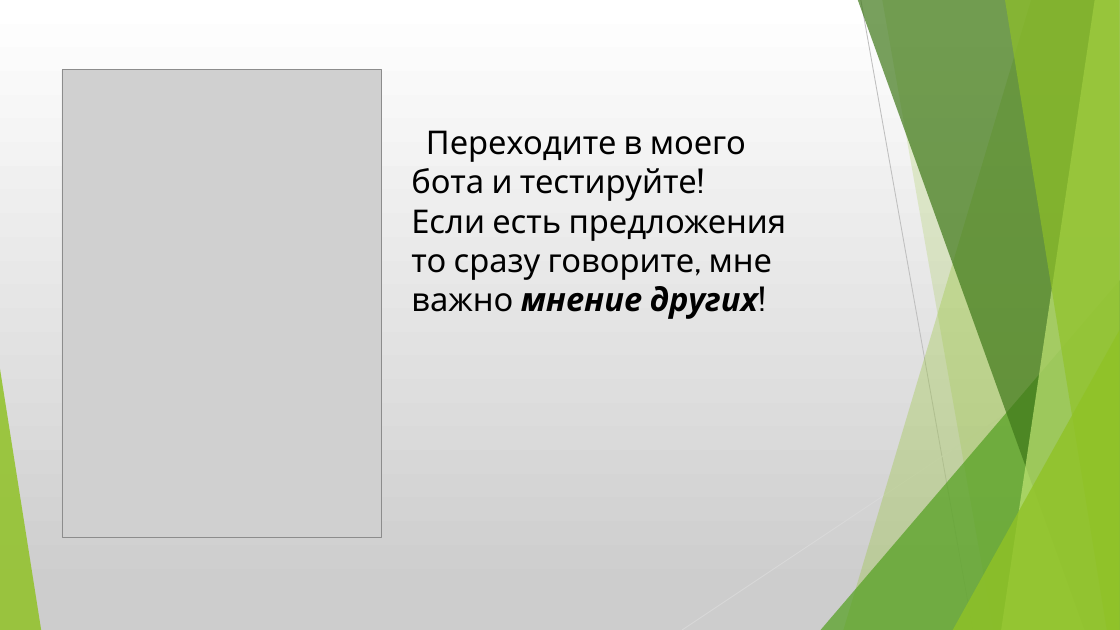
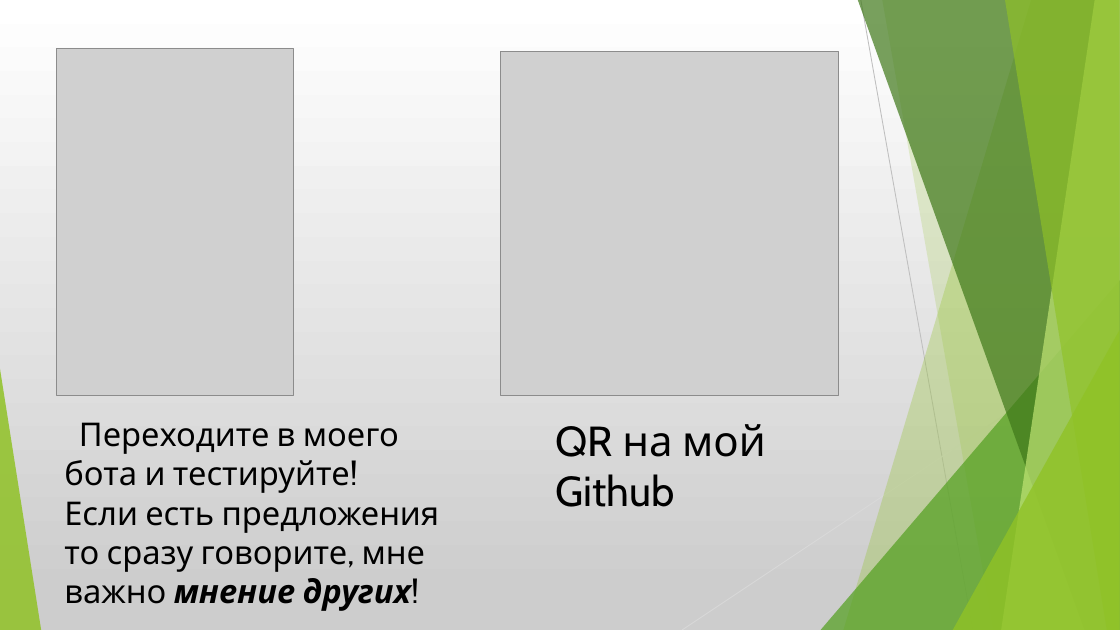
Before and after one commit to GeraltDima/Proect_po-it-cube, a slide deck: slide 7 of Презентация к проекту.pptx. Drawn at 1120x630 pixels with LibreOffice and Linux fonts; fonts in the diff are those of the drawing; grey boxes stand for pictures. Boxes give left, top, right and bottom in pixels: in the first picture for what was removed or moved away, otherwise in the second. Text is boxed around its words. In the diff, an @@ line names an element or a change of style, - is before the commit and + after.

Commit message:
Save_6

```diff
--- a/Презентация к проекту.pptx
+++ b/Презентация к проекту.pptx
@@ picture: place and size @@
-picture at (62, 70, 382, 537)
+picture at (56, 49, 293, 396)
@@ picture added at (501, 51, 839, 396) @@
@@ text "Переходите в моего бота и ...": place and size @@
-text "Переходите в моего бота и ..." at (411, 130, 787, 319)
+text "Переходите в моего бота и ..." at (64, 422, 440, 611)
@@ text added at (555, 424, 766, 507), 36 pt, text #000000 @@
+QR на мой Github
```
